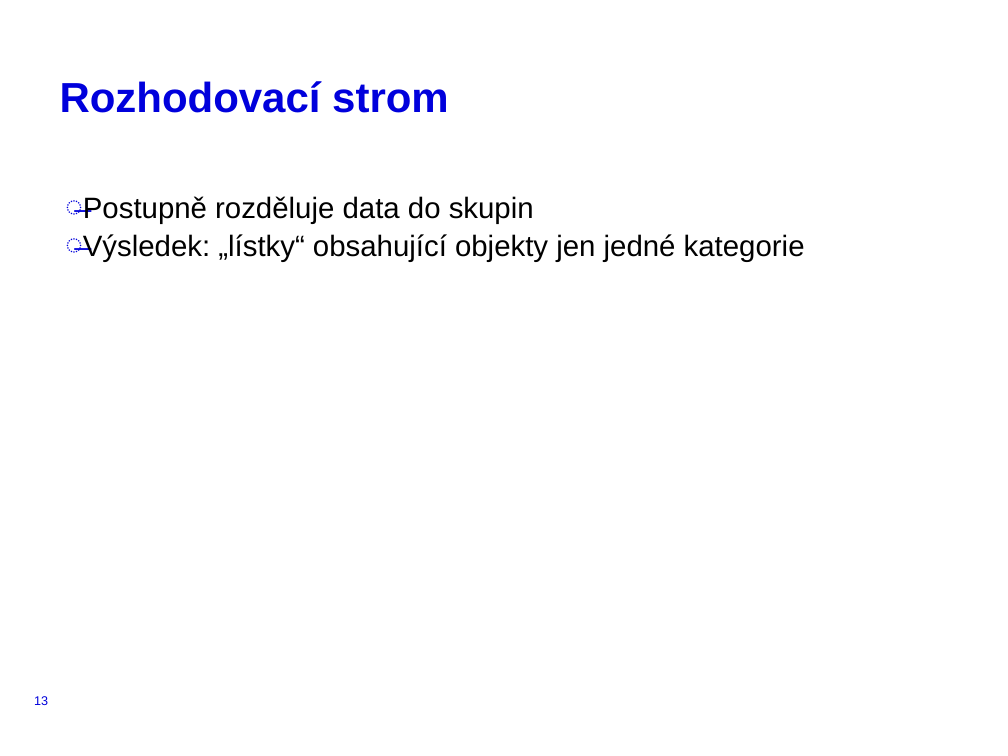
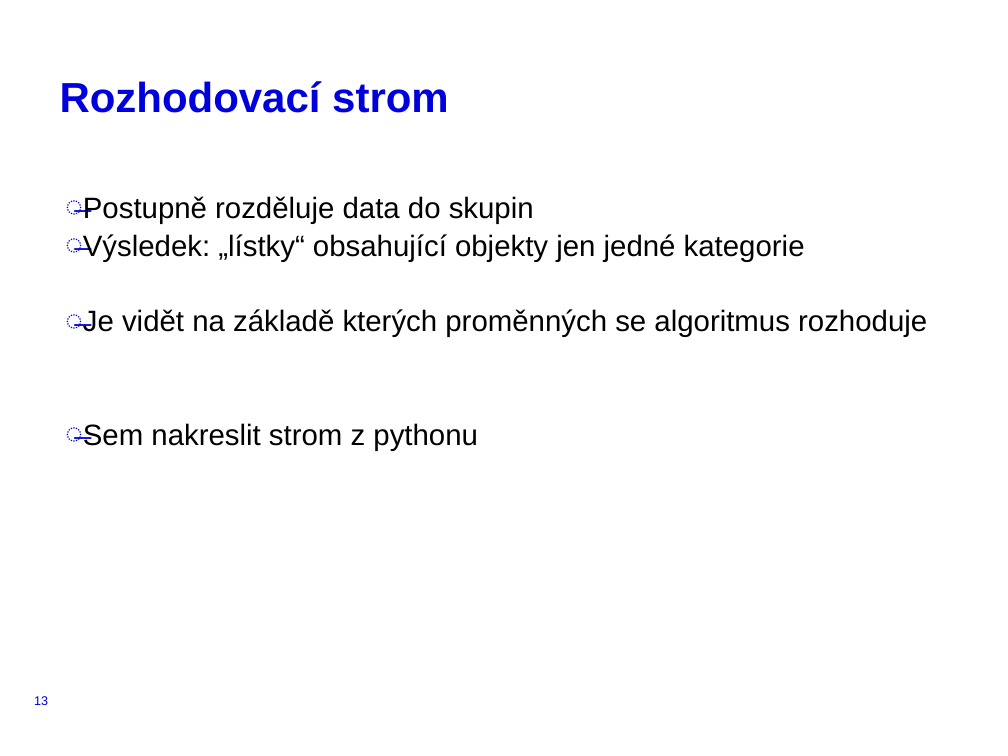
Before and after one commit to llxzy/E4012_rastliny, a slide deck: slide 13 of KAPHS.pptx. Drawn at 1008x756 pixels with LibreOffice and Linux fonts; fonts in the diff are those of the drawing; background and template pictures are left out. Boxes give left, top, right and bottom in pixels: in the first picture for what was removed or moved away, otherwise in the second. Text is boxed around its words. In the diff, an @@ line names an element or a change of style, - is before the commit and + after.

```diff
--- a/KAPHS.pptx
+++ b/KAPHS.pptx
@@ text at [65, 309, 927, 451]: paragraphs added @@
+̶ Je vidět na základě kterých proměnných se algoritmus rozhoduje
+̶ Sem nakreslit strom z pythonu
```
Also in this commit, not shown: 1 other slide changed.
